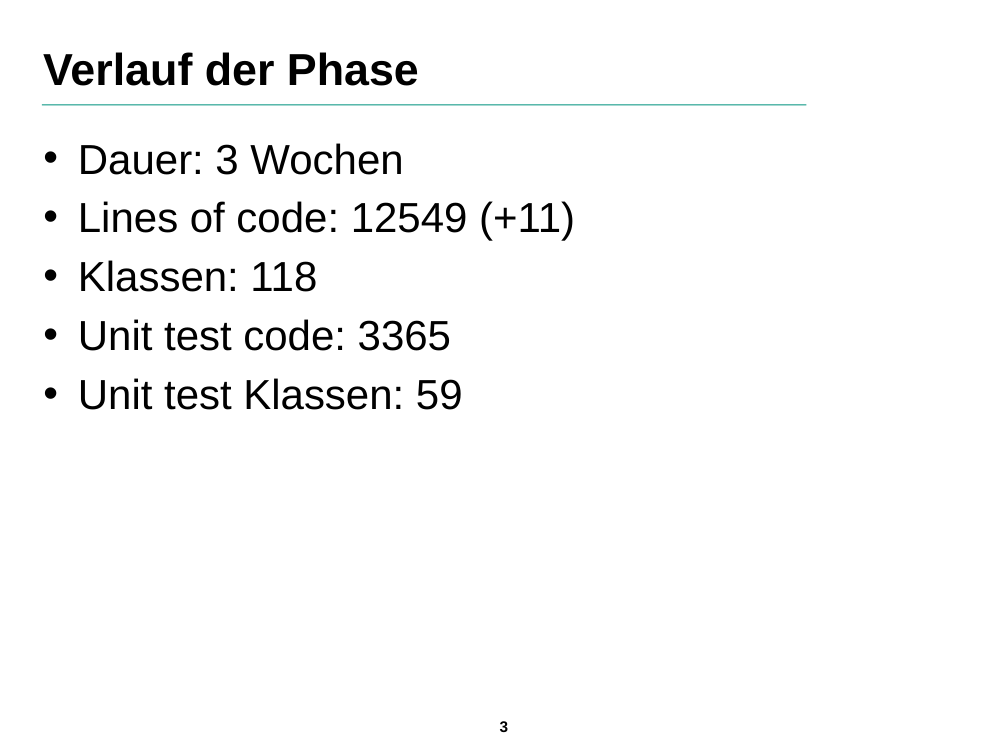
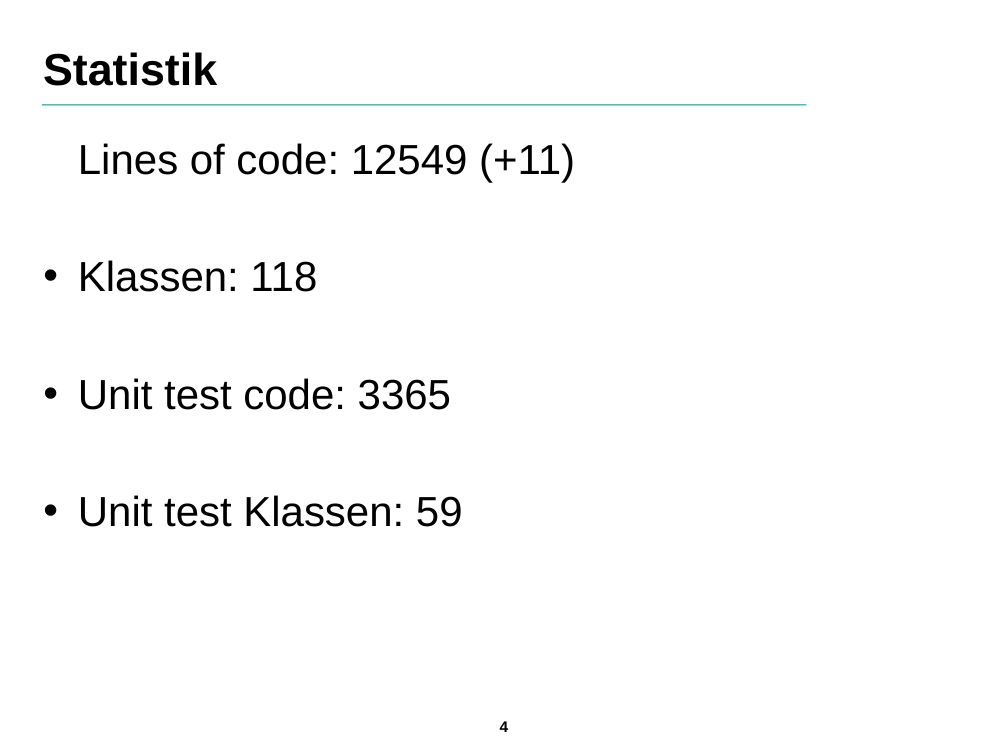
Before and after one commit to SuppenGeist/pse-ws1516-videoencoder-ta, a slide deck: slide 4 of Qualitätssicherung/Präsentation/Praesentation.odp (slide 3 before the commit). Drawn at 1008x756 pixels with LibreOffice and Linux fonts; fonts in the diff are those of the drawing; background and template pictures are left out. Boxes give left, top, right and bottom in pixels: in the first picture for what was removed or moved away, otherwise in the second. Text is boxed around its words. In the diff, an @@ line names an element or a change of style, - is before the commit and + after.

```diff
--- a/Qualitätssicherung/Präsentation/Praesentation.odp
+++ b/Qualitätssicherung/Präsentation/Praesentation.odp
@@ title at box(43, 52, 217, 86): text changed @@
-Verlauf der Phase
+Statistik
@@ text at box(78, 143, 403, 175): paragraph removed @@
-• Dauer: 3 Wochen
@@ text at box(78, 143, 575, 182): bullet • to none @@
@@ page number at box(500, 721, 509, 732): text changed @@
-3
+4
```
Also in this commit, not shown: 1 other slide changed, 2 other files.
